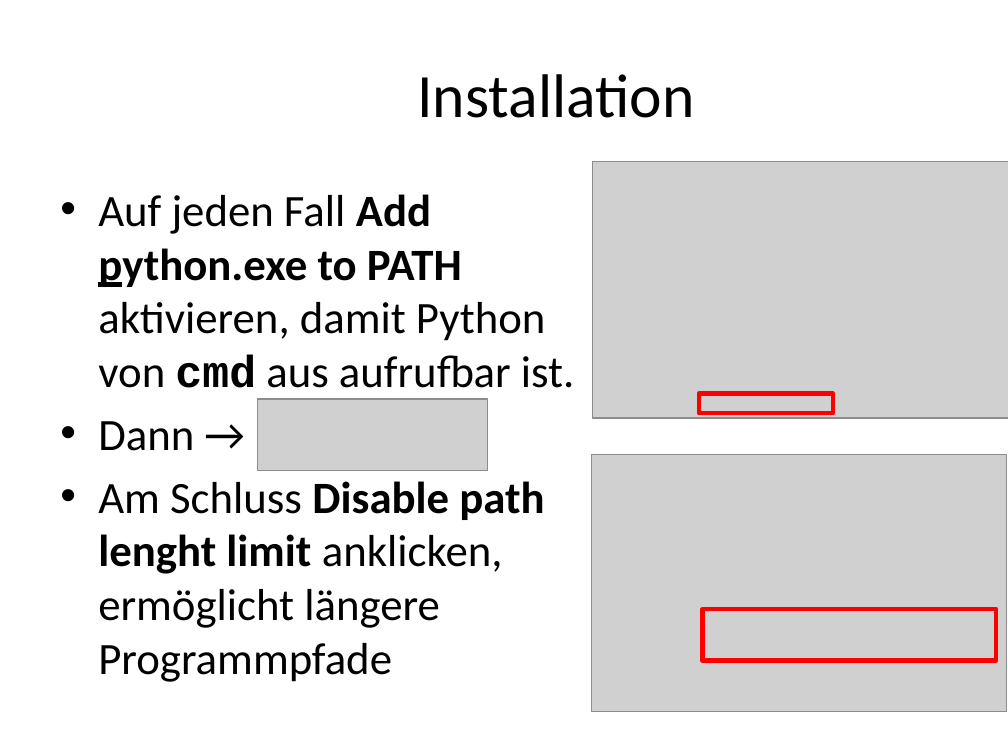
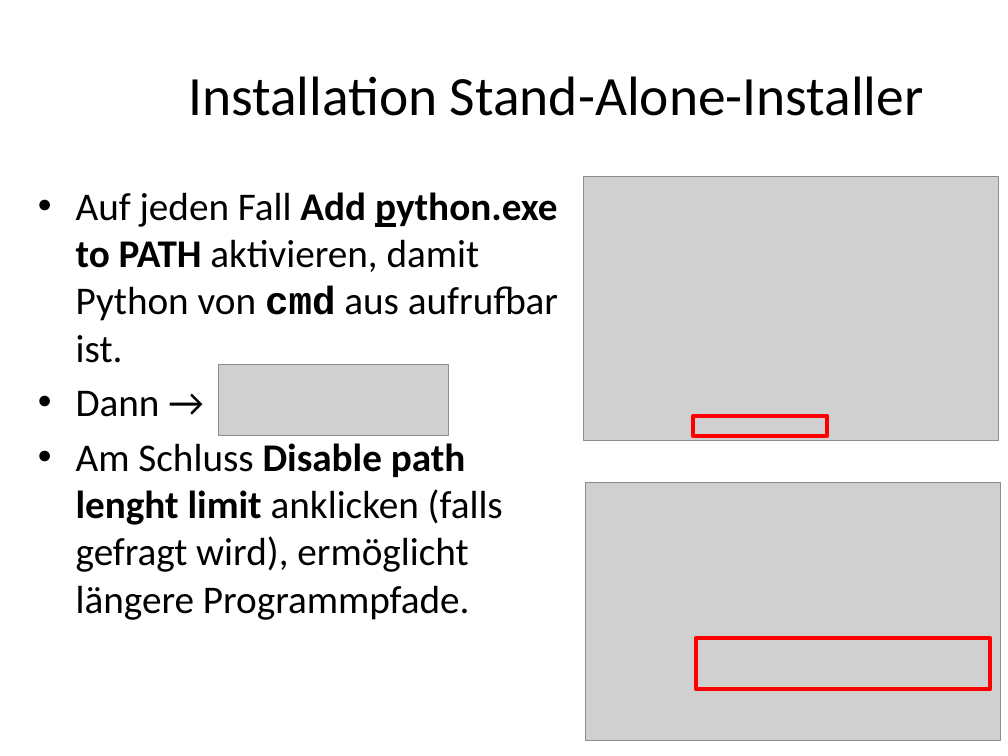
Before and after one commit to MickyRoth/Presentations, a slide deck: slide 7 of Python3 Fachinformatiker.pptx. Drawn at 1008x756 pixels with LibreOffice and Linux fonts; fonts in the diff are those of the drawing; grey boxes stand for pictures; background and template pictures are left out. Boxes give left, top, right and bottom in pixels: in the first picture for what was removed or moved away, otherwise in the second. Text is boxed around its words. In the diff, an @@ line names an element or a change of style, - is before the commit and + after.

```diff
--- a/Python3 Fachinformatiker.pptx
+++ b/Python3 Fachinformatiker.pptx
@@ title at (188,76,923,116): text changed; size 44 to 39.6 pt @@
-Installation
+Installation Stand-Alone-Installer
@@ text "Auf jeden Fall Add python.exe ...": place and size @@
-text "Auf jeden Fall Add python.exe ..." at (98,194,575,682)
+text "Auf jeden Fall Add python.exe ..." at (76,192,558,620)
@@ picture: place and size @@
-picture at (593,161,1008,417)
+picture at (584,176,999,440)
@@ text at (76,192,558,417): size 32 to 28 pt in "Auf jeden Fall Add python.exe to PATH ...", "Dann →" @@
@@ picture: place and size @@
-picture at (257,399,487,471)
+picture at (219,364,449,435)
@@ rectangle: place and size @@
-rectangle at (699,393,833,413)
+rectangle at (694,416,828,436)
@@ text at (76,443,503,620): text changed; size 32 to 28 pt @@
-• Am Schluss Disable path lenght limit anklicken, ermöglicht längere Programmpfade
+• Am Schluss Disable path lenght limit anklicken (falls gefragt wird), ermöglicht längere Programmpfade.
@@ picture: place and size @@
-picture at (592,455,1007,712)
+picture at (586,483,1001,740)
@@ rectangle: place and size @@
-rectangle at (703,609,996,660)
+rectangle at (697,638,990,689)
```
Also in this commit, not shown: 11 other slides changed, 3 slides added, 3 other files.
